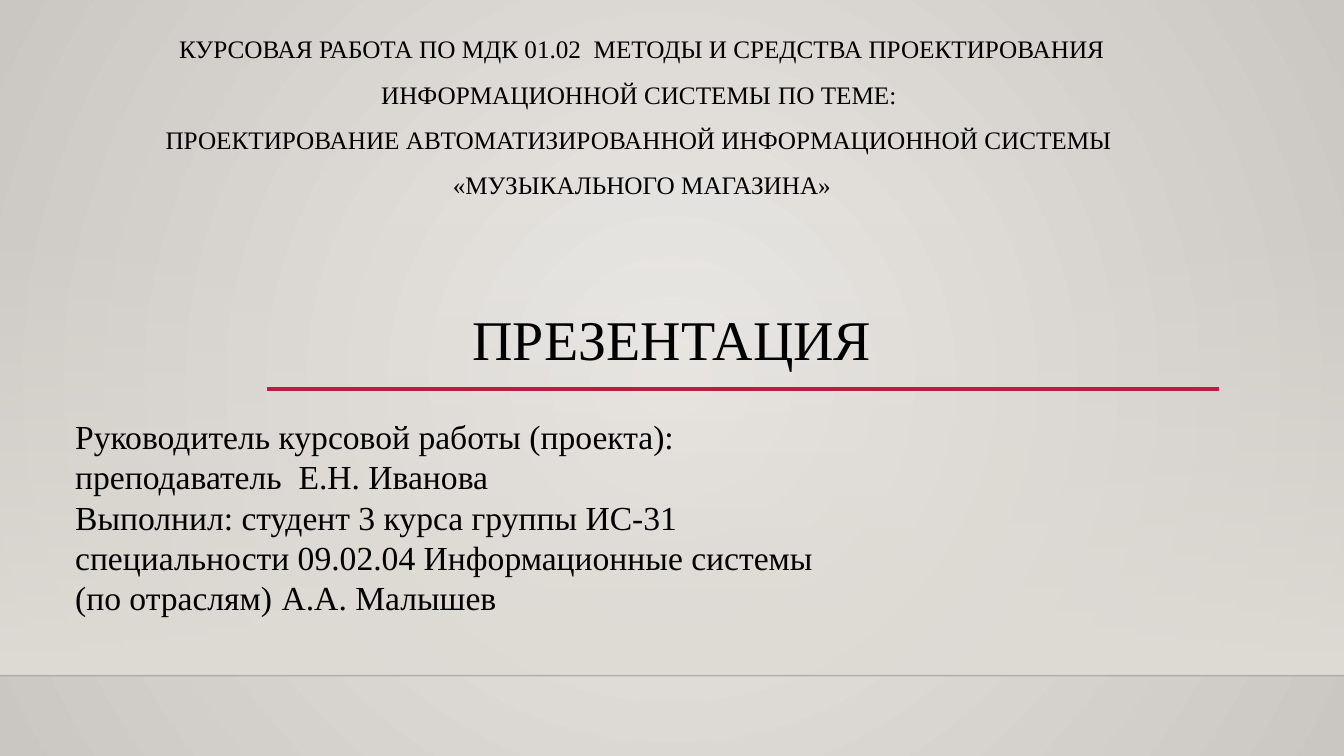
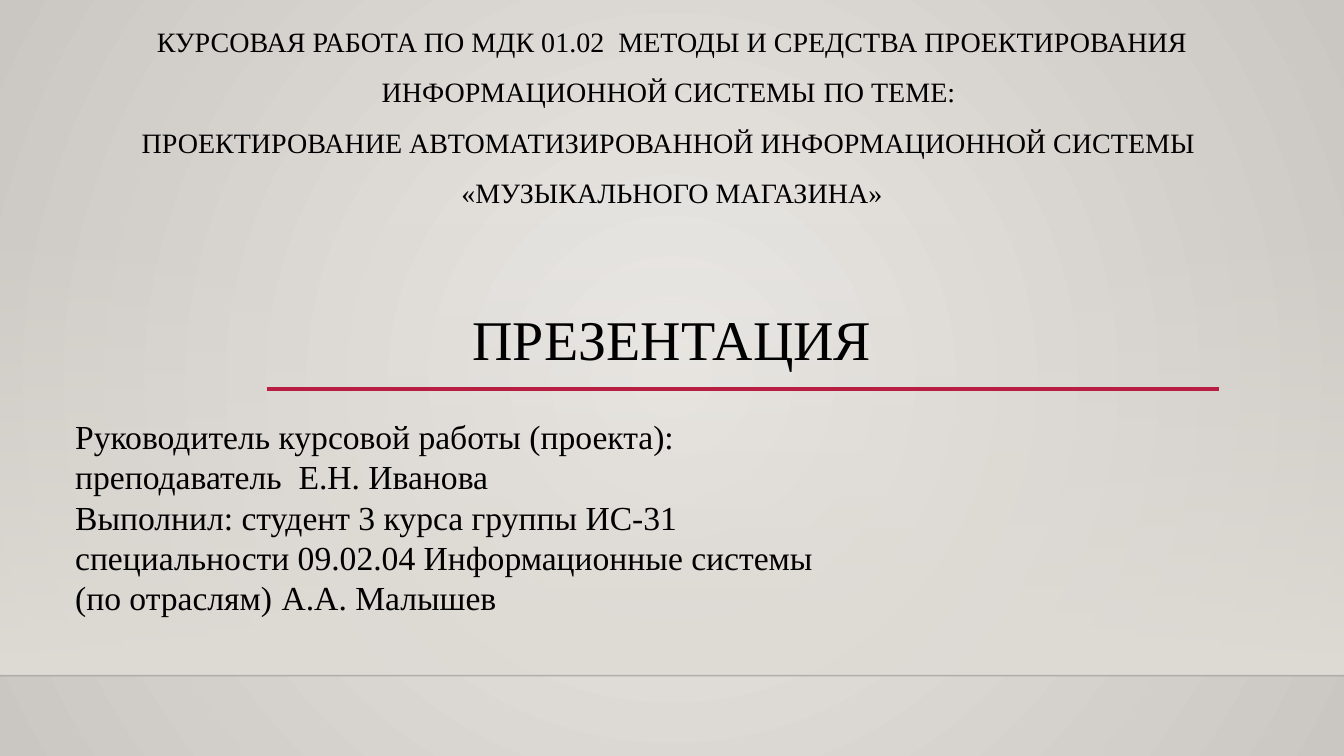
Before and after one commit to TohaLike/CourseWork, a slide deck: slide 1 of Проект курсовой/КУРСОВАЯ РАБОТА по МДК 01.pptx. Drawn at 1344x756 pixels with LibreOffice and Linux fonts; fonts in the diff are those of the drawing; background and template pictures are left out. Boxes give left, top, right and bottom in pixels: in the first picture for what was removed or moved away, otherwise in the second. Text is boxed around its words. In the diff, an @@ line names an element or a change of style, - is before the commit and + after.

```diff
--- a/Проект курсовой/КУРСОВАЯ РАБОТА по МДК 01.pptx
+++ b/Проект курсовой/КУРСОВАЯ РАБОТА по МДК 01.pptx
@@ title "КУРСОВАЯ РАБОТА ПО МДК 01.02 ...": place and size @@
-title "КУРСОВАЯ РАБОТА ПО МДК 01.02 ..." at [166, 41, 1111, 195]
+title "КУРСОВАЯ РАБОТА ПО МДК 01.02 ..." at [142, 33, 1194, 204]
@@ title "КУРСОВАЯ РАБОТА ПО МДК 01.02 ..." at [142, 33, 1194, 204]: size 18 to 20 pt @@
```
Also in this commit, not shown: 1 other slide changed, 4 slides added, 4 other files.
